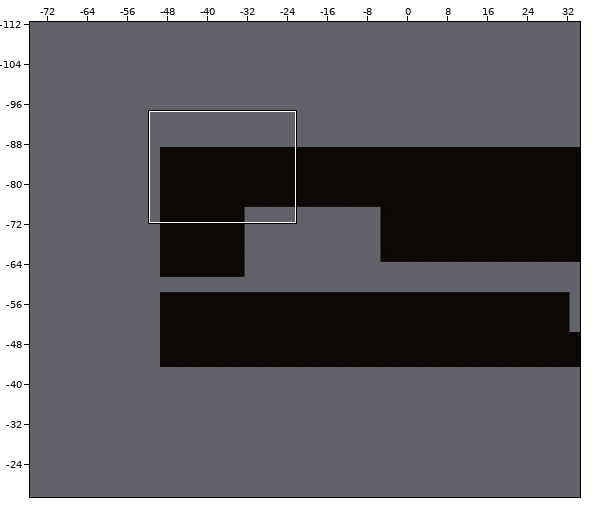
Two states of a Tiled map, Assets/Tiled/Level1TileMap/map1-1.tmx. Above, an overview of the earlier version with the close-up marked.
Close-up. Before the commit:
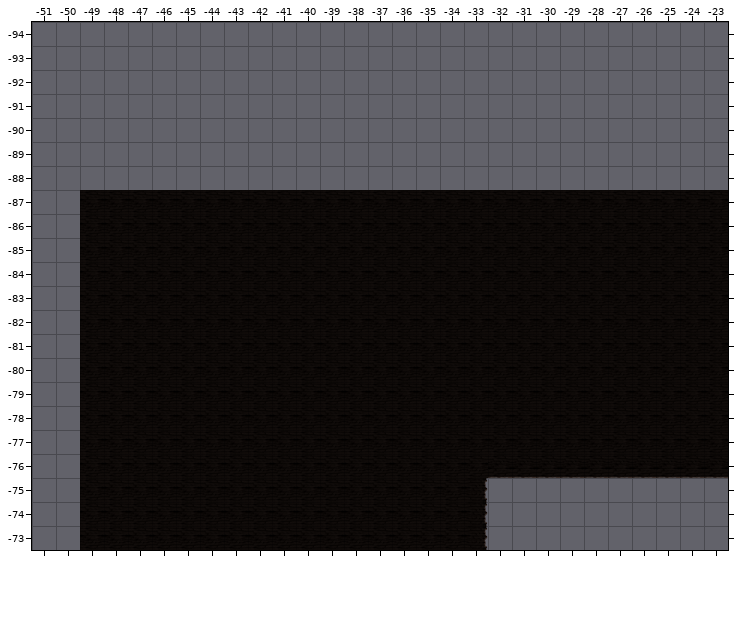
Cells are 256x256 px. Shown: x -51..-23, y -94..-73. The commit also changed other parts of the map, which this record leaves out.
After the commit:
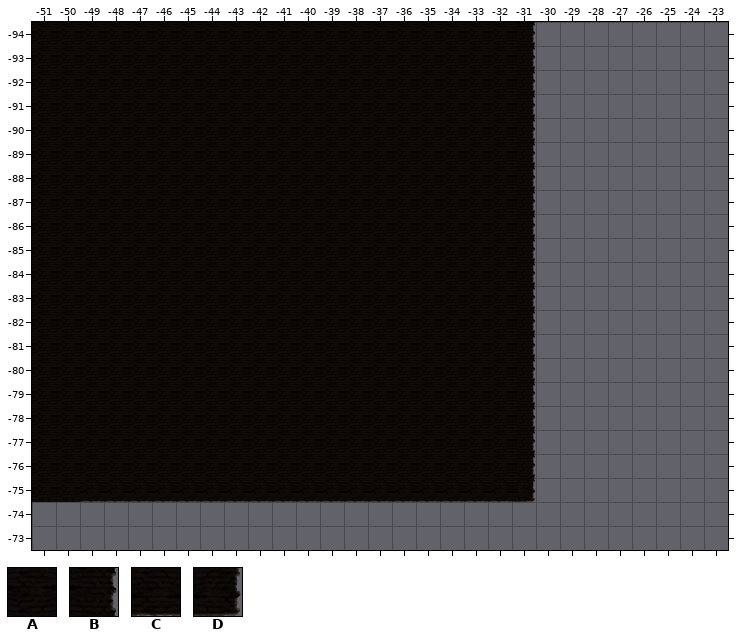
Key: from "Level1 Tileset": A 8, B 10, C 16, D 18.
_ is an empty cell.
What changed:
Layer "ground":
Tile A replaces tile C in row -76 at x -32.
Tile A is added in rows -94 to -88 at x -51 to -32; in rows -87 to -75 at x -51 to -50.
Tile B replaces tile A in rows -87 to -77 at x -31.
Tile B replaces tile C in row -76 at x -31.
Tile B is added in rows -94 to -88 at x -31.
Tile C replaces tile A in row -75 at x -49 to -34.
Tile C replaces tile B in row -75 at x -33.
Tile C is added in row -75 at x -32.
Tile D is added in row -75 at x -31.
The author cleared tile A in rows -87 to -77 at x -30 to -23; in rows -74 to -73 at x -49 to -34.
The author cleared tile B in rows -74 to -73 at x -33.
The author cleared tile C in row -76 at x -30 to -23.
